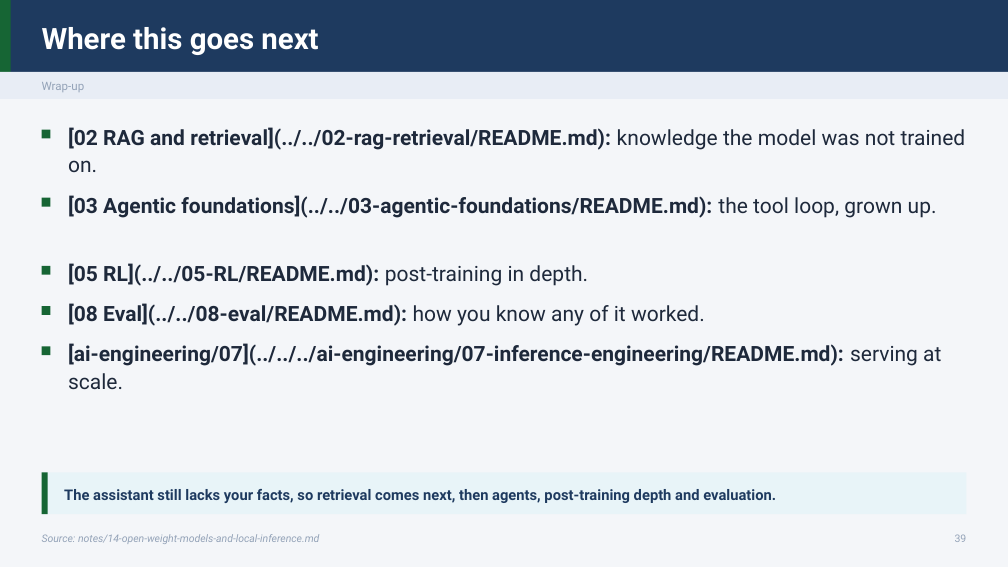
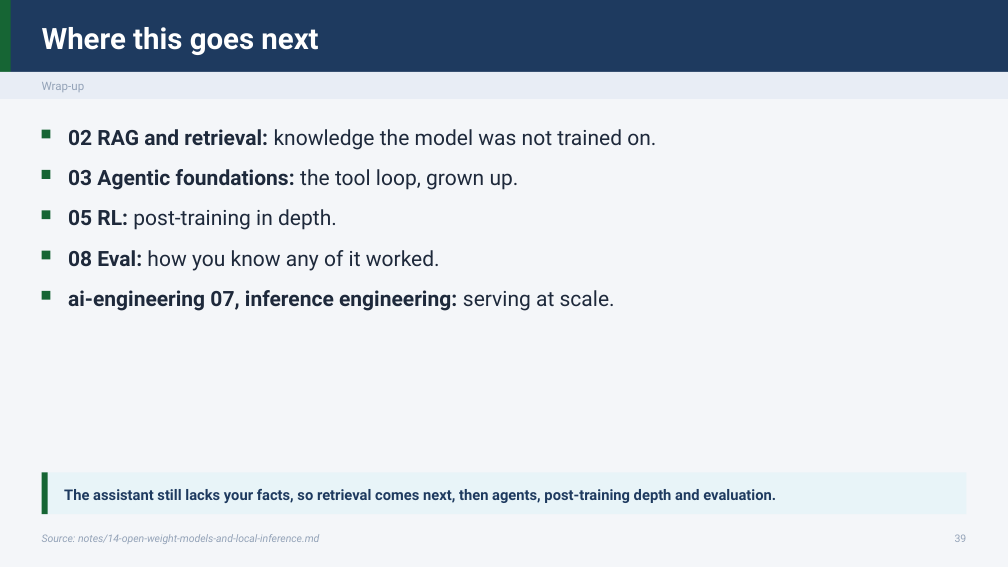
Before and after one commit to ramseywise/learn-ai-engineering, a slide deck: slide 39 of generative-ai/01-llm-fundamentals/slides/llm-fundamentals.pptx. Drawn at 1008x567 pixels with LibreOffice and Linux fonts; fonts in the diff are those of the drawing. Boxes give left, top, right and bottom in pixels: in the first picture for what was removed or moved away, otherwise in the second. Text is boxed around its words. In the diff, an @@ line names an element or a change of style, - is before the commit and + after.

```diff
--- a/generative-ai/01-llm-fundamentals/slides/llm-fundamentals.pptx
+++ b/generative-ai/01-llm-fundamentals/slides/llm-fundamentals.pptx
@@ text at (68, 129, 656, 150): text changed; bold off @@
-[02 RAG and retrieval](../../02-rag-retrieval/README.md): knowledge the model was not trained on.
+02 RAG and retrieval: knowledge the model was not trained on.
@@ rectangle: place and size @@
-rectangle at (42, 198, 51, 207)
+rectangle at (42, 170, 51, 179)
@@ text at (68, 169, 519, 190): text changed @@
-[03 Agentic foundations](../../03-agentic-foundations/README.md): the tool loop, grown up.
+03 Agentic foundations: the tool loop, grown up.
@@ text at (68, 209, 337, 230): text changed; bold off @@
-[05 RL](../../05-RL/README.md): post-training in depth.
+05 RL: post-training in depth.
@@ 3 rectangles: place and size @@
-3 rectangles at (42, 266, 51, 355)
+3 rectangles at (42, 210, 51, 300)
@@ text at (68, 250, 440, 271): text changed; bold off @@
-[08 Eval](../../08-eval/README.md): how you know any of it worked.
+08 Eval: how you know any of it worked.
@@ text at (68, 290, 615, 311): text changed @@
-[ai-engineering/07](../../../ai-engineering/07-inference-engineering/README.md): serving at scale.
+ai-engineering 07, inference engineering: serving at scale.
```
Also in this commit, not shown: 5 other slides changed, 53 other files.
